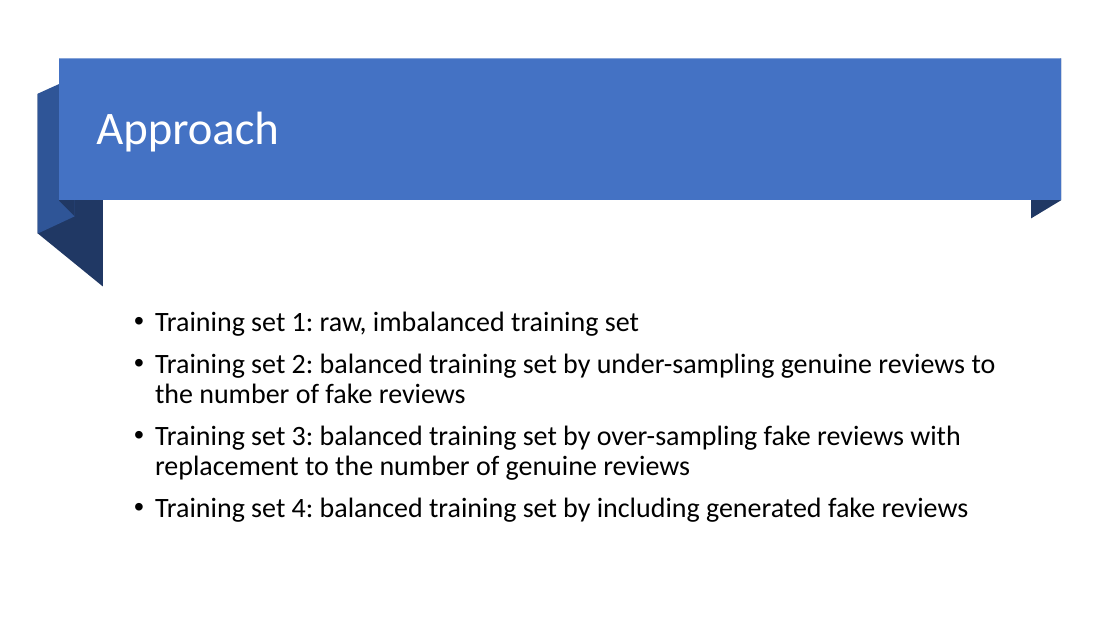
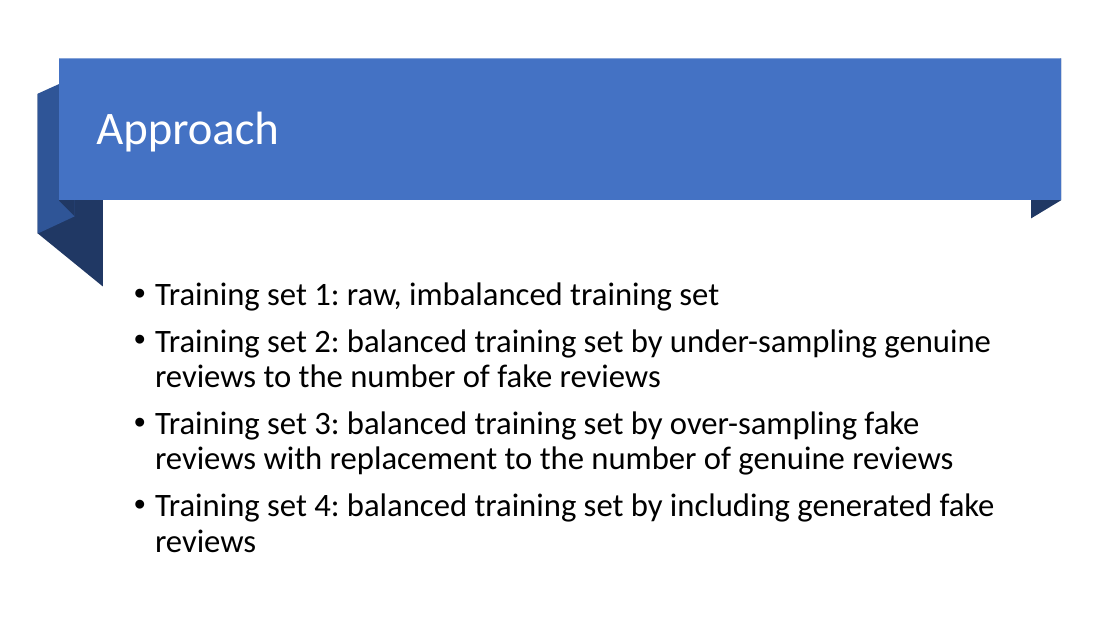
Before and after one commit to yizhang7210/w266-final-project, a slide deck: slide 11 of w266.pptx. Drawn at 1120x630 pixels with LibreOffice and Linux fonts; fonts in the diff are those of the drawing. Boxes give left, top, right and bottom in pixels: in the first picture for what was removed or moved away, otherwise in the second. Text is boxed around its words. In the diff, an @@ line names an element or a change of style, - is before the commit and + after.

```diff
--- a/w266.pptx
+++ b/w266.pptx
@@ text "Training set 1: raw, imbalanced ..." at (155,282,995,553): size 24 to 28 pt @@
```
Also in this commit, not shown: 1 other slide changed.
